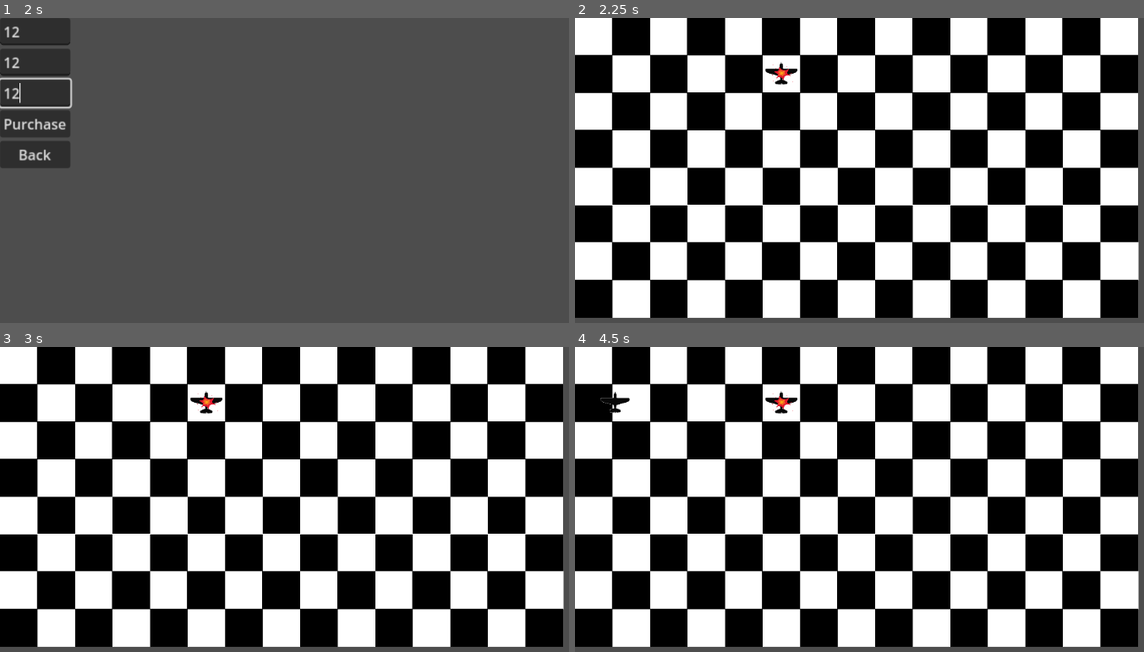
Above: before the commit, frames 1-4 (two rows, left to right).
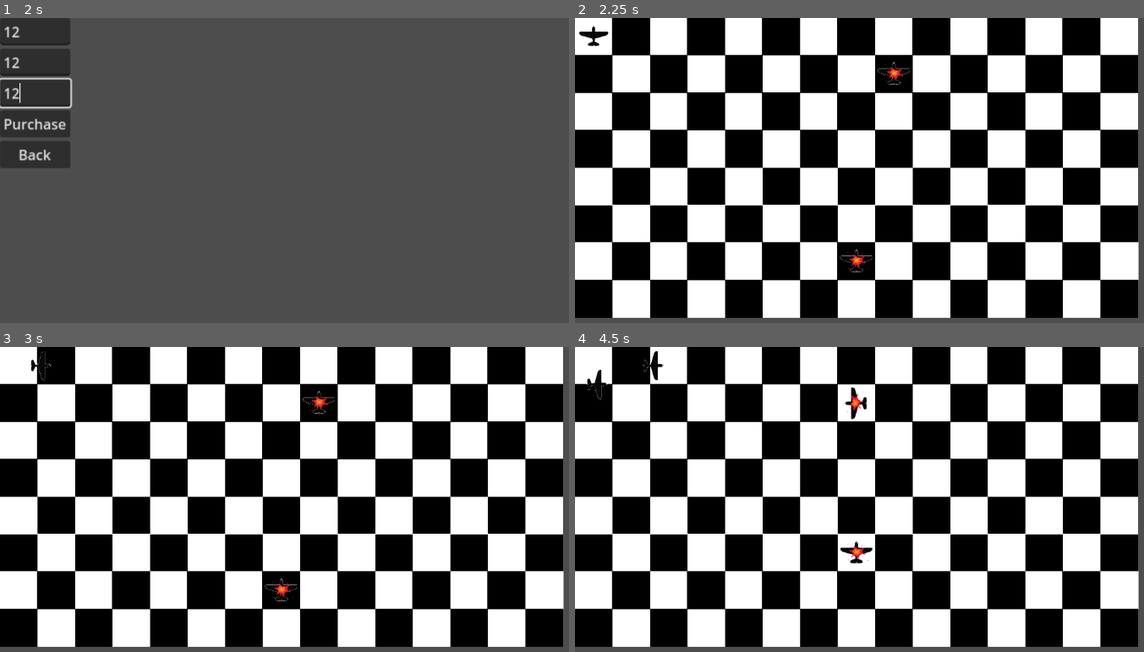
Above: after the commit, the same moments.

Repository: AndRoo1/Group-F-project
Game: Godot game, scene res://menu.tscn
Two runs of this game, one before a commit and one after it. Both use one fixed random seed, a clock stepped at 60 frames per second and the inputs below.
Inputs (mouse positions are in pixels of both pictures, inside the frame that each line leads up to):
- Up to frame 1 (2 s): click "Play" at 0.5 s; click (34, 30) at 1.27 s; type "12" at 1.35 s; click (34, 63) at 1.5 s; type "12" at 1.58 s; click (34, 94) at 1.73 s; type "12" at 1.82 s
- Up to frame 2 (2.25 s): click "Purchase" at 2 s
- Up to frame 3 (3 s): tap Enter at 2.75 s; move the mouse to (17, 365) at 2.77 s; hold Right (ui_right) from 2.78 s (still down); click (17, 365) at 2.85 s
- Up to frame 4 (4.5 s): tap V (placePlaneStart) at 3.5 s; move the mouse to (592, 401) at 3.52 s; release Right (ui_right) at 3.53 s; hold Down (ui_down) 3.53-4.28 s; click (592, 401) at 3.6 s; tap B (buildModeStart) at 4.25, 4.35 s; move the mouse to (592, 441) at 4.27 s; hold Right (ui_right) from 4.28 s (still down)

Frame 1 is identical in both runs. In frame 2, 0.5% of the frame differs, in the area x 0-59%, y 2-84%; in frame 3, 0.5%; in frame 4, 0.9%, in the area x 1-53%, y 1-72%.

Commit message:
Added mother base, different types of planes, and plane-tower combat functionality

Diff:
--- a/plane_project5/baseplate.tscn
+++ b/plane_project5/baseplate.tscn
@@ -1,10 +1,14 @@
-[gd_scene load_steps=12 format=3 uid="uid://doei0f7rlbum4"]
+[gd_scene load_steps=16 format=3 uid="uid://doei0f7rlbum4"]
 
 [ext_resource type="Script" uid="uid://cl6n1vj8dl7l1" path="res://baseplate.gd" id="1_qx80w"]
 [ext_resource type="Script" uid="uid://sc4bn081wx87" path="res://board.gd" id="2_iljyf"]
 [ext_resource type="Texture2D" uid="uid://dl18gw3my0e2t" path="res://assets/PlaneDefault.png" id="3_3fo1u"]
+[ext_resource type="PackedScene" uid="uid://c7tn1was60p4g" path="res://enemy_tower.tscn" id="3_v5l56"]
 [ext_resource type="Texture2D" uid="uid://cvbdp5oqvtoex" path="res://assets/planeholo.png" id="4_c502s"]
 [ext_resource type="PackedScene" uid="uid://cqw3ix0xerthu" path="res://enemyplane.tscn" id="5_78jex"]
+[ext_resource type="PackedScene" uid="uid://c2vf83gypuys3" path="res://playerplane.tscn" id="6_3fo1u"]
+[ext_resource type="PackedScene" uid="uid://c55phppan5yr" path="res://enemy_plane2.tscn" id="7_c502s"]
+[ext_resource type="PackedScene" uid="uid://cft6vcn3p1j3o" path="res://motherbase.tscn" id="9_07caf"]
 
 [sub_resource type="RectangleShape2D" id="RectangleShape2D_lb612"]
 size = Vector2(64, 64)
@@ -1585,8 +1589,28 @@
 frame_progress = 0.512152
 speed_scale = 0.3
 
+[node name="EnemyPlane4" parent="." instance=ExtResource("5_78jex")]
+position = Vector2(480, 416)
+attackDiceMin = 100
+attackDiceMax = 160
+
 [node name="EnemyPlane" parent="." instance=ExtResource("5_78jex")]
-position = Vector2(352, 96)
+position = Vector2(544, 96)
+
+[node name="plane" parent="." instance=ExtResource("6_3fo1u")]
+position = Vector2(32, 32)
+attackDiceMin = 1000
+attackDiceMax = 20000
+
+[node name="EnemyPlane2" parent="." instance=ExtResource("7_c502s")]
+position = Vector2(416, 96)
+defender = true
+
+[node name="EnemyTower" parent="." instance=ExtResource("3_v5l56")]
+position = Vector2(224, 416)
+
+[node name="Motherbase" parent="." instance=ExtResource("9_07caf")]
+position = Vector2(96, 224)
 
 [connection signal="mouse_entered" from="board/columnA/1,a" to="board" method="_on_a_mouse_entered_1_a"]
 [connection signal="mouse_entered" from="board/columnA/2,a" to="board" method="_on_a_mouse_entered_2_a"]
--- a/plane_project5/battle.gd
+++ b/plane_project5/battle.gd
@@ -4,6 +4,11 @@
 var enemy_combatant: Enemy
 var playerDice : int
 var enemyDice : int
+var player_defending : bool = false
+var enemy_defending : bool = false
+const ATTACK_COLOR : Color = Color(0.906, 0.314, 0.365)
+const DEFENSE_COLOR : Color = Color(0.329, 0.531, 0.875)
+const DAMAGE_COLOR : Color = Color(1, 0.1, 0.1)
 
 func _ready() -> void:
 	if player_combatant != null:
@@ -21,60 +26,86 @@
 
 
 
+	#$DiceLabel.text = str(playerDice)
+func randomise_player_attack() -> void:
+	playerDice = randi_range(player_combatant.attackDiceMin,player_combatant.attackDiceMax)
 
-func _on_player_victory_button_pressed() -> void:
-	BattleSystem.battle_ended.emit(true)
+func randomise_enemy_attack() -> void:
+	enemyDice = randi_range(enemy_combatant.attackDiceMin,enemy_combatant.attackDiceMax)
+
+func randomise_player_defense() -> void:
+	playerDice = randi_range(player_combatant.defenseDiceMin,player_combatant.defenseDiceMax)
+
+func randomise_enemy_defense() -> void:
+	enemyDice = randi_range(enemy_combatant.defenseDiceMin,enemy_combatant.defenseDiceMax)
 
 
-func _on_enemy_victory_button_pressed() -> void:
-	BattleSystem.battle_ended.emit(false)
+func _on_attack_button_pressed() -> void:
+	clash(true, !enemy_combatant.defender)
 
-	$AttackButton/DiceLabel.text = str(playerDice)
-func randomise() -> void:
-	playerDice = randi_range(1,20)
-	enemyDice = randi_range(3,19)
+func _on_defense_button_pressed() -> void:
+	clash(false, !enemy_combatant.defender)
 
-func _on_attack_button_pressed() -> void:
-	randomise()
+func clash(player_attacking: bool, enemy_attacking: bool) -> void:
+	if player_attacking:
+		player_defending = false
+		$DiceLabel.add_theme_color_override("font_color", ATTACK_COLOR)
+		randomise_player_attack()
+	else:
+		player_defending = true
+		$DiceLabel.add_theme_color_override("font_color", DEFENSE_COLOR)
+		randomise_player_defense()
+
+	if enemy_attacking:
+		enemy_defending = false
+		$DiceLabel2.add_theme_color_override("font_color", ATTACK_COLOR)
+		randomise_enemy_attack()
+	else:
+		enemy_defending = true
+		$DiceLabel2.add_theme_color_override("font_color", DEFENSE_COLOR)
+		randomise_enemy_defense()
+
 	$DiceLabel.text = str(playerDice)
 	$DiceLabel2.text = str(enemyDice)
+
 	if playerDice > enemyDice:
-		enemy_combatant.health -= playerDice
+		if player_attacking:
+			player_attack_win()
+		else:
+			player_defense_win()
 	elif enemyDice > playerDice:
-		player_combatant.health -= enemyDice
+		if enemy_attacking:
+			enemy_attack_win()
+		else:
+			enemy_defense_win()
 	else:
 		print("draw!")
+	do_battle_stuff()
+
+
+func player_attack_win():
+	enemy_combatant.health -= playerDice - enemyDice * int(enemy_defending)
+	$enemyHealth.add_theme_color_override("font_color", Color(1, 0.1, 0.1))
+
+func player_defense_win():
+	pass
+
+func enemy_attack_win():
+	player_combatant.health -= enemyDice - playerDice * int(player_defending)
+	$playerHealth.add_theme_color_override("font_color", DAMAGE_COLOR)
+
+func enemy_defense_win():
+	pass
+
+func do_battle_stuff():
 	$AttackButton.disabled = true
 	$DefenseButton.disabled = true
 	$playerHealth.text = str(player_combatant.health)
 	$enemyHealth.text = str(enemy_combatant.health)
 	await get_tree().create_timer(3).timeout
 	if player_combatant.health <= 0:
-		BattleSystem.battle_ended.emit(false, true)
+		BattleSystem.end_battle(false, true)
 	elif enemy_combatant.health <= 0:
-		BattleSystem.battle_ended.emit(true, true)
+		BattleSystem.end_battle(true, true)
 	else:
-		BattleSystem.battle_ended.emit(false, false)
-
-
-func _on_defense_button_pressed() -> void:
-	randomise()
-	$DiceLabel.text = str(playerDice)
-	$DiceLabel2.text = str(enemyDice)
-	if playerDice > enemyDice:
-		pass
-	elif enemyDice > playerDice:
-		player_combatant.health -= enemyDice-playerDice
-	else:
-		print("draw!")
-	$AttackButton.disabled = true
-	$DefenseButton.disabled = true
-	$playerHealth.text = str(player_combatant.health)
-	$enemyHealth.text = str(enemy_combatant.health)
-	await get_tree().create_timer(3).timeout
-	if player_combatant.health <= 0:
-		BattleSystem.battle_ended.emit(false, true)
-	elif enemy_combatant.health <= 0:
-		BattleSystem.battle_ended.emit(true, true)
-	else:
-		BattleSystem.battle_ended.emit(false, false)
+		BattleSystem.end_battle(false, false)
--- a/plane_project5/battle_system.gd
+++ b/plane_project5/battle_system.gd
@@ -2,3 +2,196 @@
 
 signal battle_started(player_combatant: Player, enemy_combatant: Enemy)
 signal battle_ended(player_won: bool, battle_end: bool)
+signal player_turn_start
+signal player_turn_end
+signal enemy_turn_start
+signal enemy_turn_end
+
+var player_turn: bool = true
+
+var movable_player_planes_available: int = 0
+var player_planes_available: int = 0
+var player_planes_moved: int = 0
+var player_planes: Array[Player] = []
+
+var movable_enemy_planes_available: int = 0
+var enemy_planes_available: int = 0
+var enemy_planes_moved: int = 0
+var enemy_planes: Array[Enemy] = []
+var enemy_plane_acting_index = 0
+var enemy_target_positions: Array[Vector2] = []
+var enemy_targets: Array[Node2D] = []
+
+var plane_moving: bool = false
+var in_battle: bool = false
+
+var next_enemy_act_queued: bool = false
+
+func start_player_turn():
+	print("Start Player Turn Called")
+	if !player_turn:
+		print("Started Player Turn")
+		player_planes_available = 0
+		movable_player_planes_available = 0
+		player_planes = []
+		player_planes_moved = 0
+		player_turn = true
+		player_turn_start.emit()
+		enemy_turn_end.emit()
+
+func start_enemy_turn():
+	print("Start Enemy Turn Called")
+	if player_turn:
+		print("Started Enemy Turn")
+		enemy_planes = []
+		enemy_planes_available = 0
+		movable_enemy_planes_available = 0
+		enemy_plane_acting_index = 0
+		enemy_planes_moved = 0
+		enemy_targets = []
+		enemy_target_positions = []
+		player_turn = false
+		player_turn_end.emit()
+		enemy_turn_start.emit()
+
+func register_player_plane(player_plane: Player):
+	player_planes_available += 1
+	if player_plane.moveable:
+		movable_player_planes_available += 1
+	player_planes.append(player_plane)
+
+func register_enemy_plane(enemy_plane: Enemy):
+	enemy_planes_available += 1
+	if enemy_plane.moveable:
+		movable_enemy_planes_available += 1
+	enemy_planes.append(enemy_plane)
+	if enemy_planes_available == len(get_tree().get_nodes_in_group("enemy")):
+		enemy_planes.shuffle()
+		pick_enemy_plane_to_act()
+
+func plane_start_move():
+	plane_moving = true
+
+func plane_end_move():
+	plane_moving = false
+
+func player_plane_start_move():
+	player_planes_moved += 1
+	plane_start_move()
+
+func player_plane_end_move():
+	plane_end_move()
+	if !in_battle:
+		check_for_player_end_of_turn()
+
+func enemy_plane_start_move():
+	enemy_planes_moved += 1
+	plane_start_move()
+
+func enemy_plane_end_move():
+	plane_end_move()
+	if !in_battle:
+		check_for_enemy_end_of_turn()
+
+func check_for_player_end_of_turn():
+	if player_planes_moved >= movable_player_planes_available:
+		start_enemy_turn()
+
+func check_for_enemy_end_of_turn():
+	if enemy_planes_moved >= movable_enemy_planes_available:
+		start_player_turn()
+
+func start_battle(player_combatant: Player, enemy_combatant: Enemy):
+	battle_started.emit(player_combatant, enemy_combatant)
+	in_battle = true
+
+func end_battle(player_won: bool, battle_end: bool):
+	in_battle = false
+	plane_moving = false
+	battle_ended.emit(player_won, battle_end)
+	print("BATTLE ENDED")
+	if player_turn:
+		check_for_player_end_of_turn()
+	else:
+		check_for_enemy_end_of_turn()
+		if next_enemy_act_queued:
+			next_enemy_act_queued = false
+			if enemy_plane_acting_index < len(enemy_planes):
+				pick_enemy_plane_to_act()
+			else:
+				start_player_turn()
+
+func pick_enemy_plane_to_act():
+	enemy_planes[enemy_plane_acting_index].start_acting()
+
+func enemy_plane_finished_acting(enemy_plane: Enemy):
+	enemy_plane_acting_index += 1
+	if !in_battle:
+		if enemy_plane_acting_index < len(enemy_planes):
+			pick_enemy_plane_to_act()
+		else:
+			start_player_turn()
+	else:
+		next_enemy_act_queued = true
+
+func get_enemy_target_position(enemy: Enemy) -> Vector2:
+	var min_distance: float = 10000000
+	var min_distance_node: Node2D = null
+	var target_position = enemy.position
+	for player in get_tree().get_nodes_in_group("player"):
+		var distance_to_player = enemy.position.distance_to(player.position)
+		if min_distance_node == null or (!enemy_targets.has(min_distance_node) and distance_to_player <= min_distance and player.alive) or len(enemy_targets) >= player_planes_available:
+			min_distance = distance_to_player
+			min_distance_node = player
+	if min_distance_node != null:
+		var difference_vector = min_distance_node.position - enemy.position
+		var direction_to: Vector2 = sign(difference_vector)
+
+		if direction_to.x != 0 and direction_to.y != 0:
+			var axis: int = randi() % 2
+			target_position[axis] += direction_to[axis] * enemy.grid_size
+			if enemy_target_positions.has(target_position):
+				axis = 1 - axis
+				target_position = enemy.position
+				target_position[axis] += direction_to[axis] * enemy.grid_size
+		elif direction_to.x != 0:
+			target_position.x += direction_to.x * enemy.grid_size
+		elif direction_to.y != 0:
+			target_position.y += direction_to.y * enemy.grid_size
+		else:
+			min_distance_node = null
+
+	if min_distance_node == null or enemy_target_positions.has(target_position):
+		var new_test_vector = enemy.position + Vector2(-enemy.grid_size, 0)
+		if !enemy_target_positions.has(new_test_vector):
+			enemy_target_positions.append(new_test_vector)
+			return new_test_vector
+
+		var y_direction = randi() % 2
+		new_test_vector = enemy.position + Vector2(0, (y_direction * 2 - 1) * enemy.grid_size)
+		if !enemy_target_positions.has(new_test_vector):
+			enemy_target_positions.append(new_test_vector)
+			return new_test_vector
+
+		new_test_vector = enemy.position + Vector2(0, -(y_direction * 2 - 1) * enemy.grid_size)
+		if !enemy_target_positions.has(new_test_vector):
+			enemy_target_positions.append(new_test_vector)
+			return new_test_vector
+
+		new_test_vector = enemy.position + Vector2(enemy.grid_size, 0)
+		if !enemy_target_positions.has(new_test_vector):
+			enemy_target_positions.append(new_test_vector)
+			return new_test_vector
+
+		enemy_target_positions.append(enemy.position)
+		return enemy.position
+	else:
+		enemy_targets.append(min_distance_node)
+		enemy_target_positions.append(target_position)
+		return target_position
+
+func lose():
+	print("YOU LOSE")
+
+func win():
+	print("YOU WIN")
--- a/plane_project5/enemyplane.gd
+++ b/plane_project5/enemyplane.gd
@@ -1,16 +1,85 @@
 class_name Enemy
 extends Area2D
 
-const MOVEMENT_SPEED: float = 100
+@export var speed: float = 200.0  # Movement speed in pixels per second
+@export var grid_size: int = 64  # Size of each grid
+var alive: bool = true
 @export var health : int = 80
-var player: Player
+@export var moveable: bool = true
+var was_moving: bool = false
+var can_move = false
+@export var attackDiceMin : int = 1
+@export var attackDiceMax : int = 15
+@export var defenseDiceMin : int = 1
+@export var defenseDiceMax : int = 18
+@export var defender : bool = false
+@export var combat_range : float = 1
+
+var target_position: Vector2
+
+func _ready() -> void:
+	BattleSystem.enemy_turn_start.connect(turn_start)
+	# turn_start()
 
 func _physics_process(delta: float) -> void:
-	#player = get_tree().get_first_node_in_group("player")
-	if player != null:
-		var direction_to_player: Vector2 = transform.origin.direction_to(player.position)
-		transform.origin += (direction_to_player * MOVEMENT_SPEED * delta)
+	if !can_move:
+		return
 
+	if position != target_position:
+		position = position.move_toward(target_position, speed * delta)
+		if !was_moving:
+			BattleSystem.enemy_plane_start_move()
+		was_moving = true
+		return
+	else:
+		if was_moving:
+			stopped()
+
+
+	if !can_move:
+		return
+
+func area_entered(area: Area2D) -> void:
+	if area.is_in_group("player") and alive and position.distance_to(area.position) <= max(combat_range, area.combat_range) * grid_size:
+		print("PLAYER DETECTED")
+		BattleSystem.start_battle(area as Player, self)
 
 func _on_area_entered(area: Area2D) -> void:
 	pass # Replace with function body.
+
+func stopped() -> void:
+	print("ENEMY STOPPED")
+	can_move = false
+	check_overlaps()
+	was_moving = false
+	BattleSystem.enemy_plane_end_move()
+	BattleSystem.enemy_plane_finished_acting(self)
+
+func check_overlaps():
+	var overlapping_areas: Array[Area2D] = get_overlapping_areas()
+	for area in overlapping_areas:
+		area_entered(area)
+
+func turn_start() -> void:
+	if alive:
+		BattleSystem.register_enemy_plane(self)
+
+func start_acting() -> void:
+	if alive:
+		await get_tree().create_timer(0.2).timeout
+		if moveable:
+			target_position = BattleSystem.get_enemy_target_position(self)
+			if target_position == position:
+				BattleSystem.enemy_plane_start_move()
+				stopped()
+			else:
+				rotation = (target_position - position).angle() + PI / 2
+				can_move = true
+		else:
+			check_overlaps()
+			BattleSystem.enemy_plane_finished_acting(self)
+	else:
+		BattleSystem.enemy_plane_finished_acting(self)
+
+func die():
+	queue_free()
--- a/plane_project5/enemyplane.tscn
+++ b/plane_project5/enemyplane.tscn
@@ -3,8 +3,9 @@
 [ext_resource type="Script" uid="uid://bfk2dmkihyrd7" path="res://enemyplane.gd" id="1_mikk6"]
 [ext_resource type="Texture2D" uid="uid://cwjkn3bmdvatw" path="res://assets/PlaneDeath.png" id="2_vx0g3"]
 
-[sub_resource type="CircleShape2D" id="CircleShape2D_3auyw"]
-radius = 26.42
+[sub_resource type="CapsuleShape2D" id="CapsuleShape2D_vx0g3"]
+radius = 16.0
+height = 100.0
 
 [node name="EnemyPlane" type="Area2D" groups=["enemy"]]
 script = ExtResource("1_mikk6")
@@ -15,6 +16,7 @@
 region_rect = Rect2(-19.4874, -6.05128, 865.231, 986.051)
 
 [node name="CollisionShape2D" type="CollisionShape2D" parent="."]
-shape = SubResource("CircleShape2D_3auyw")
+position = Vector2(0, -32)
+shape = SubResource("CapsuleShape2D_vx0g3")
 
 [connection signal="area_entered" from="." to="." method="_on_area_entered"]
--- a/plane_project5/main_stage.gd
+++ b/plane_project5/main_stage.gd
@@ -39,8 +39,12 @@
 	if battle_end:
 		if player_won:
 			battle_scene.enemy_combatant.get_parent().remove_child(battle_scene.enemy_combatant)
+			battle_scene.enemy_combatant.alive = false
+			battle_scene.enemy_combatant.monitoring = false
+			battle_scene.enemy_combatant.die()
 		else:
 			battle_scene.player_combatant.get_parent().remove_child(battle_scene.player_combatant)
 			battle_scene.player_combatant.alive = false
 			battle_scene.player_combatant.monitoring = false
+			battle_scene.player_combatant.die()
 	switch_scene(game_scene)
--- a/plane_project5/plane.gd
+++ b/plane_project5/plane.gd
@@ -1,20 +1,46 @@
-#class_name Player
+class_name Player
 extends Area2D
 
 @export var speed: float = 200.0  # Movement speed in pixels per second
 @export var grid_size: int = 64  # Size of each grid
 var alive: bool = true
 @export var health : int = 100
-
+@export var moveable: bool = true
+var was_moving: bool = false
+var can_move = true
+@export var attackDiceMin : int = 1
+@export var attackDiceMax : int = 20
+@export var defenseDiceMin : int = 6
+@export var defenseDiceMax : int = 24
+@export var combat_range : float = 1
 
 var target_position: Vector2
 
 func _ready():
 	target_position = position
+	BattleSystem.player_turn_start.connect(turn_start)
+	turn_start()
 
 func _process(delta):
+	if !moveable:
+		return
+
 	if position != target_position:
 		position = position.move_toward(target_position, speed * delta)
+		if !was_moving:
+			BattleSystem.player_plane_start_move()
+		was_moving = true
+		return
+	else:
+		if was_moving:
+			print("STOPPED")
+			can_move = false
+			check_overlaps()
+			was_moving = false
+			BattleSystem.player_plane_end_move()
+
+
+	if !can_move:
 		return
 
 	var direction = Vector2.ZERO
@@ -28,12 +54,30 @@
 	if Input.is_action_just_pressed("ui_up"):
 		direction.y -= 1
 
+
 	if direction != Vector2.ZERO:
+		rotation = direction.angle() + PI/2
 		target_position += direction * grid_size
 
+func area_entered(area: Area2D) -> void:
+	if area.is_in_group("enemy") and alive and position.distance_to(area.position) <= grid_size * max(combat_range, area.combat_range):
+		print("ENEMY")
+		BattleSystem.start_battle(self, area as Enemy)
+
+func check_overlaps():
+	var overlapping_areas: Array[Area2D] = get_overlapping_areas()
+	for area in overlapping_areas:
+		area_entered(area)
+
+func turn_start() -> void:
+	can_move = true
+	if alive:
+		BattleSystem.register_player_plane(self)
 
 func _on_area_entered(area: Area2D) -> void:
 	#print("aaa")
-	if area.is_in_group("enemy") and alive:
-		print("ENEMY")
-		BattleSystem.battle_started.emit(self, area)
+	#area_entered(area)
+	pass
+
+func die():
+	queue_free()
--- a/plane_project5/playerplane.tscn
+++ b/plane_project5/playerplane.tscn
@@ -1,30 +1,23 @@
-[gd_scene load_steps=5 format=3 uid="uid://c2vf83gypuys3"]
+[gd_scene load_steps=4 format=3 uid="uid://c2vf83gypuys3"]
 
 [ext_resource type="Script" uid="uid://bh556jpcp7skc" path="res://plane.gd" id="1_6ouxh"]
 [ext_resource type="Texture2D" uid="uid://dl18gw3my0e2t" path="res://assets/PlaneDefault.png" id="5_5u47j"]
 
-[sub_resource type="RectangleShape2D" id="RectangleShape2D_0lv5l"]
-size = Vector2(48, 176)
-
-[sub_resource type="RectangleShape2D" id="RectangleShape2D_i1n02"]
-size = Vector2(176, 48)
+[sub_resource type="CapsuleShape2D" id="CapsuleShape2D_hbmn3"]
+radius = 16.0
+height = 100.0
 
 [node name="plane" type="Area2D" groups=["player"]]
 script = ExtResource("1_6ouxh")
 metadata/_edit_group_ = true
 
 [node name="Sprite2D" type="Sprite2D" parent="."]
-position = Vector2(32, 32)
 scale = Vector2(0.2, 0.2)
 texture = ExtResource("5_5u47j")
 
 [node name="CollisionShape2D" type="CollisionShape2D" parent="."]
-position = Vector2(32, 32)
-shape = SubResource("RectangleShape2D_0lv5l")
-
-[node name="CollisionShape2D2" type="CollisionShape2D" parent="."]
-position = Vector2(32, 32)
-shape = SubResource("RectangleShape2D_i1n02")
+position = Vector2(0, -32)
+shape = SubResource("CapsuleShape2D_hbmn3")
 
 [connection signal="area_entered" from="." to="." method="_on_area_entered"]
 [connection signal="input_event" from="." to="." method="_on_input_event"]
Not shown: 1 places in plane_project5/grid.tscn that only renumber resources
